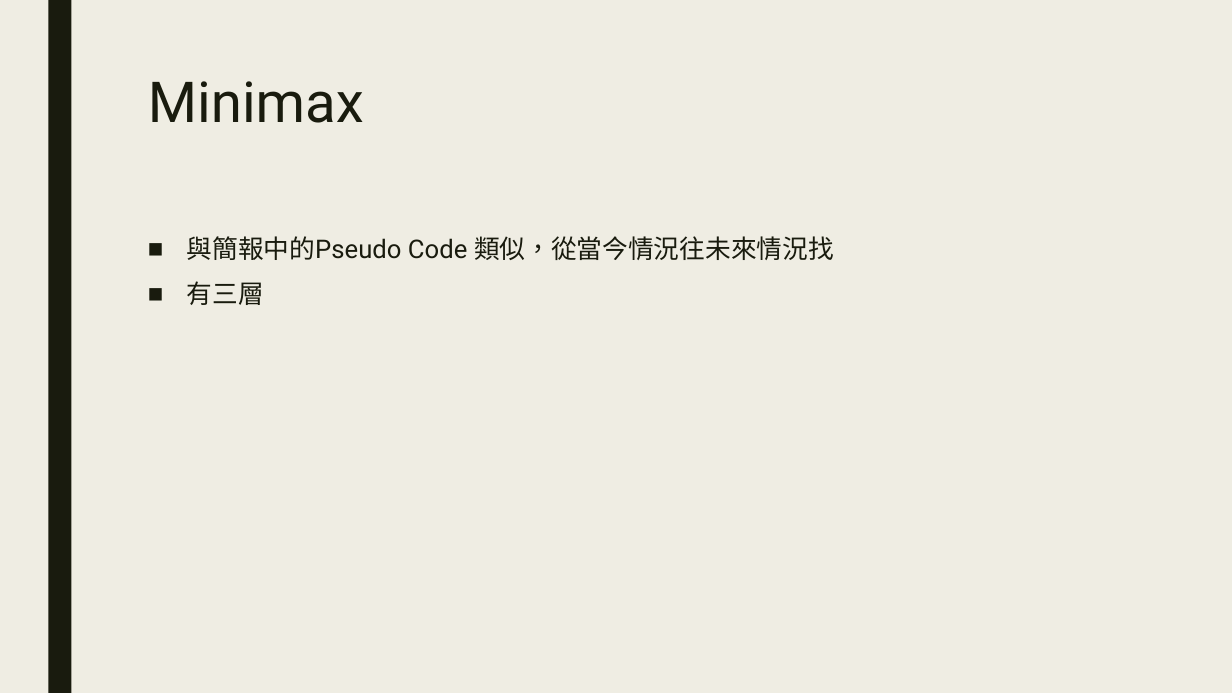
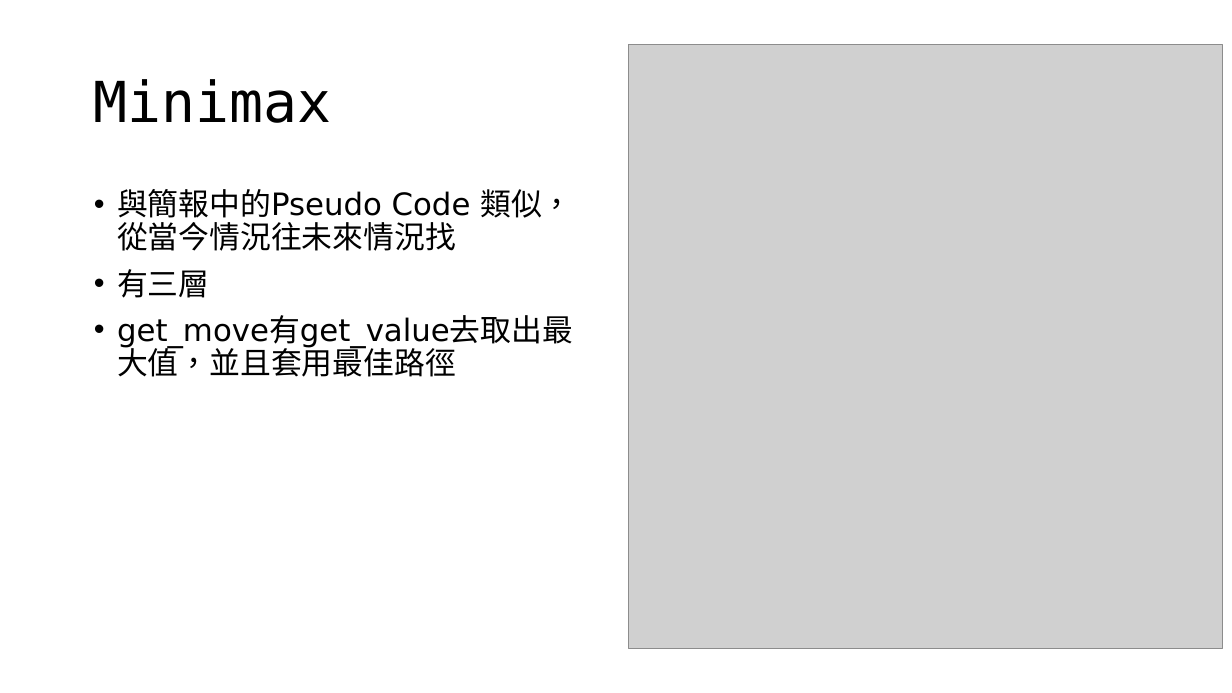
Before and after one commit to roywatermelon11370/Mini-project-3-Mini-chess, a slide deck: slide 4 of document/Report.pptx (slide 2 before the commit). Drawn at 1232x693 pixels with LibreOffice and Linux fonts; fonts in the diff are those of the drawing; grey boxes stand for pictures. Boxes give left, top, right and bottom in pixels: in the first picture for what was removed or moved away, otherwise in the second. Text is boxed around its words. In the diff, an @@ line names an element or a change of style, - is before the commit and + after.

```diff
--- a/document/Report.pptx
+++ b/document/Report.pptx
@@ background #EFEDE3 to #FFFFFF @@
@@ rectangle removed at <box>48,0,71,693</box> @@
@@ title "Minimax": place and size @@
-title "Minimax" at <box>148,81,364,123</box>
+title "Minimax" at <box>94,79,332,123</box>
@@ title "Minimax" at <box>94,79,332,123</box>: font Roboto to DejaVu Sans Mono, text colour #191B0E to #000000; line spacing 0.89 to 0.9; vertical alignment top to middle @@
@@ picture added at <box>628,45,1224,649</box> @@
@@ text "與簡報中的Pseudo Code 類似，從當今情況往未來情況找": place and size @@
-text "與簡報中的Pseudo Code 類似，從當今情況往未來情況找" at <box>187,236,834,305</box>
+text "與簡報中的Pseudo Code 類似，從當今情況往未來情況找" at <box>117,189,573,377</box>
@@ text at <box>117,189,572,298</box>: size 20 to 24 pt, font Roboto to DejaVu Sans, text colour #191B0E to #000000 in "與簡報中的Pseudo Code 類似，從當今情況往未來情況找", "有三層"; bullet ■ to •; line spacing 0.94 to 0.9; less space between paragraphs @@
@@ text at <box>117,316,573,377</box>: paragraph added @@
+• get_move有get_value去取出最大值，並且套用最佳路徑
```
Also in this commit, not shown: 1 other slide changed, 3 slides added, 9 other files.
